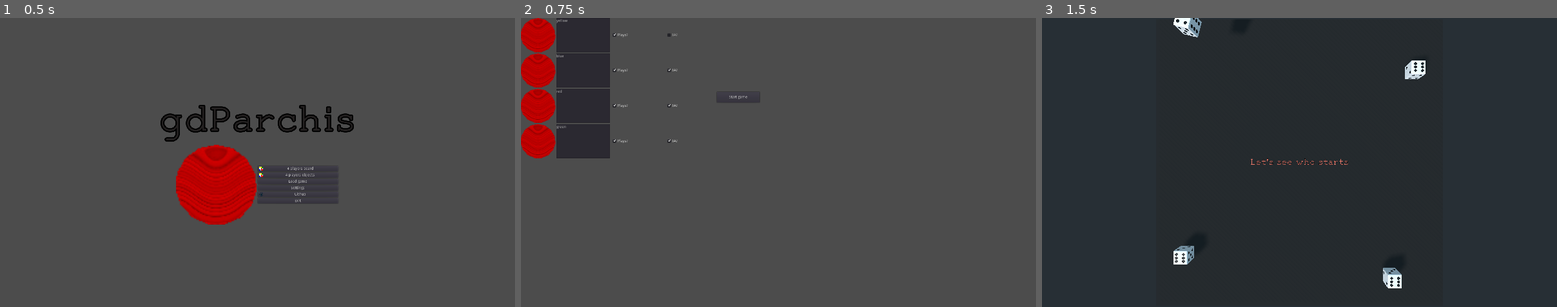
Above: before the commit, frames 1-3 (left to right).
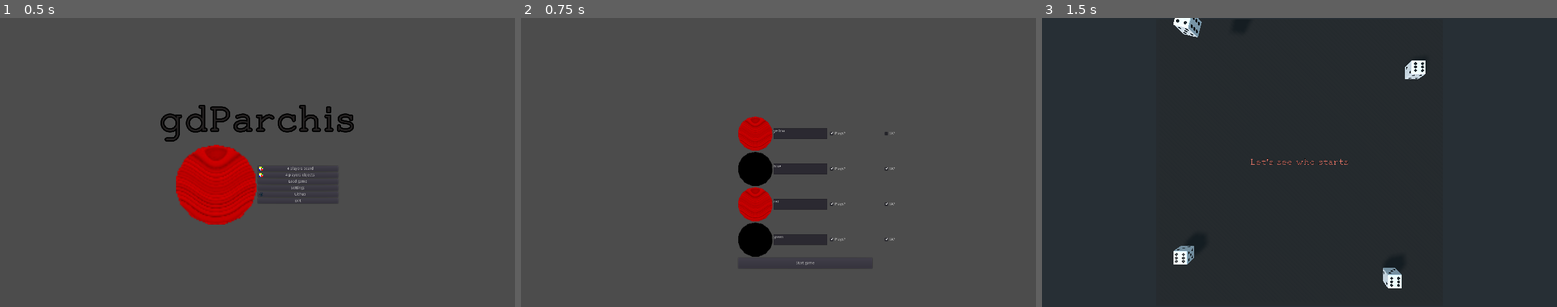
Above: after the commit, the same moments.

Repository: turulomio/gdparchis
Game: Godot game, scene res://scenes/Main.tscn
The game is run twice, just before and just after one commit, with the same random seed, the same clock (stepped at 60 frames per second) and the same inputs.
Inputs:
- Up to frame 1 (0.5 s): no input
- Up to frame 2 (0.75 s): click "4 players board" at 0.5 s
- Up to frame 3 (1.5 s): click "Start game" at 1.25 s

Frame 1 is identical in both runs. In frame 2, 12% of the frame differs, in the area x 0-73%, y 0-86%; in frame 3, nothing differs.

Commit message:
Adding looks_at

Diff:
--- a/project.godot
+++ b/project.godot
@@ -140,6 +140,16 @@
 "events": [ Object(InputEventKey,"resource_local_to_scene":false,"resource_name":"","device":0,"alt":false,"shift":false,"control":false,"meta":false,"command":false,"pressed":false,"scancode":0,"physical_scancode":70,"unicode":0,"echo":false,"script":null)
  ]
 }
+blue_view={
+"deadzone": 0.5,
+"events": [ Object(InputEventKey,"resource_local_to_scene":false,"resource_name":"","device":0,"alt":false,"shift":false,"control":false,"meta":false,"command":false,"pressed":false,"scancode":49,"physical_scancode":0,"unicode":0,"echo":false,"script":null)
+ ]
+}
+orto_view={
+"deadzone": 0.5,
+"events": [ Object(InputEventKey,"resource_local_to_scene":false,"resource_name":"","device":0,"alt":false,"shift":false,"control":false,"meta":false,"command":false,"pressed":false,"scancode":48,"physical_scancode":0,"unicode":0,"echo":false,"script":null)
+ ]
+}
 
 [locale]
 
--- a/scenes/Game4.gd
+++ b/scenes/Game4.gd
@@ -11,9 +11,10 @@
 func get_object_under_mouse():
 	var mouse_pos=get_viewport().get_mouse_position()
 	var ray_from=$Camera.project_ray_origin(mouse_pos)
-	var ray_to= ray_from + $Camera.project_ray_normal(mouse_pos)*1000
+	var ray_to= ray_from + $Camera.project_ray_normal(mouse_pos)*2000
 	var space_state=get_world().direct_space_state
 	var selection=space_state.intersect_ray(ray_from,ray_to)
+	print(selection)
 	return selection.collider
 
 # Called when the node enters the scene tree for the first time.
@@ -94,10 +95,14 @@
 			self.players.change_current_player()
 
 
-	if Input.is_action_just_pressed("zoom_in"):
-		camera.global_transform.origin.y=camera.global_transform.origin.y-20
-	if Input.is_action_just_pressed("zoom_out"):
-		camera.global_transform.origin.y=camera.global_transform.origin.y+20
+	if Input.is_action_just_pressed("orto_view"):
+		$Camera.look_at_from_position(Vector3(0,60,3),Vector3(0,3,0),Vector3.UP)
+	if Input.is_action_just_pressed("blue_view"):
+		$Camera.look_at_from_position(Vector3(-30,30,30),Vector3(0,3,0),Vector3.UP)
+	if Input.is_action_pressed("zoom_in"):
+		camera.global_transform.origin.y=camera.global_transform.origin.y-1
+	if Input.is_action_pressed("zoom_out"):
+		camera.global_transform.origin.y=camera.global_transform.origin.y+1
 	if Input.is_action_just_pressed("exit"):
 		get_tree().change_scene("res://scenes/Main.tscn")
 	if Input.is_action_just_pressed("full_screen"):
--- a/scenes/Game4.tscn
+++ b/scenes/Game4.tscn
@@ -19,6 +19,7 @@
 [node name="Camera" type="Camera" parent="."]
 transform = Transform( 1, 0, 0, 0, 0, 1, 0, -1, 0, 0, 47, 0 )
 doppler_tracking = 2
+far = 1000.0
 __meta__ = {
 "_edit_lock_": true
 }
--- a/scenes/Game4Objects.gd
+++ b/scenes/Game4Objects.gd
@@ -66,8 +66,7 @@
 			route_pos=route_pos+1
 
 ## Before this method always have to check if piece can move
-func game4objects_move_to_route_position(piece,_route_position, _animation_num_steps=60):
-	piece.animation_num_steps=_animation_num_steps
+func game4objects_move_to_route_position(piece,_route_position, _animation_num_steps=30):
 	var square_final=piece.route.square_at(_route_position)
 
 	var new_square_position=square_final.empty_position()
@@ -76,7 +75,7 @@
 
 	piece.route_position=_route_position
 
-	piece.animation_movement(Globals.position4(square_final.id,new_square_position))
+	piece.animation_movement(Globals.position4(square_final.id,new_square_position),_animation_num_steps)
 
 	piece.change_scale_on_specials_squares()
 
--- a/scenes/Piece.tscn
+++ b/scenes/Piece.tscn
@@ -23,7 +23,7 @@
 material/0 = SubResource( 5 )
 
 [node name="CollisionShape" type="CollisionShape" parent="."]
-transform = Transform( 1.3, 0, 0, 0, 0.11, 0, 0, 0, 1.3, 0, 0, 0 )
+transform = Transform( 1.3, 0, 0, 0, 0.101, 0, 0, 0, 1.3, 0, 0, 0 )
 shape = SubResource( 3 )
 
 [node name="Click" type="AudioStreamPlayer" parent="."]
--- a/scenes/PlayerOptions.gd
+++ b/scenes/PlayerOptions.gd
@@ -10,7 +10,7 @@
 
 func set_color_name(s):
 	self.color_name=s
-	$HBoxContainer/Icon.modulate.b=255
+	$HBoxContainer/Icon.modulate=ColorN(s)
 
 func get_player_name():
 	return self.player_name
--- a/scenes/PlayerOptions.tscn
+++ b/scenes/PlayerOptions.tscn
@@ -6,14 +6,14 @@
 [node name="PlayerOptions" type="Control"]
 anchor_right = 1.0
 anchor_bottom = 1.0
-margin_right = -1420.0
+margin_right = -1208.0
 margin_bottom = -952.0
 rect_min_size = Vector2( 500, 128 )
 script = ExtResource( 2 )
 
 [node name="HBoxContainer" type="HBoxContainer" parent="."]
-margin_right = 40.0
-margin_bottom = 40.0
+anchor_right = 1.0
+anchor_bottom = 1.0
 
 [node name="Icon" type="TextureRect" parent="HBoxContainer"]
 margin_right = 128.0
@@ -24,9 +24,12 @@
 
 [node name="Name" type="TextEdit" parent="HBoxContainer"]
 margin_left = 132.0
+margin_top = 44.0
 margin_right = 332.0
-margin_bottom = 128.0
+margin_bottom = 84.0
 rect_min_size = Vector2( 200, 40 )
+size_flags_horizontal = 4
+size_flags_vertical = 4
 
 [node name="Plays" type="CheckBox" parent="HBoxContainer"]
 margin_left = 336.0
--- a/scenes/PlayersSelection.gd
+++ b/scenes/PlayersSelection.gd
@@ -14,7 +14,7 @@
 		po.set_player_name(p.name)
 		po.set_plays(p.plays)
 		po.set_ia(p.ia)
-		$VBoxContainer.add_child(po)
+		$VBoxContainerMain/VBoxContainer.add_child(po)
 
 
 # Called every frame. 'delta' is the elapsed time since the previous frame.
@@ -23,8 +23,8 @@
 
 
 func _on_Button_pressed():
-	for i in range($VBoxContainer.get_child_count()):
-		var child=$VBoxContainer.get_child(i)
+	for i in range($VBoxContainerMain/VBoxContainer.get_child_count()):
+		var child=$VBoxContainerMain/VBoxContainer.get_child(i)
 		Globals.game_data.players[i].name=child.get_player_name()
 		Globals.game_data.players[i].plays=child.get_plays()
 		Globals.game_data.players[i].ia=child.get_ia()
--- a/scenes/PlayersSelection.tscn
+++ b/scenes/PlayersSelection.tscn
@@ -7,19 +7,29 @@
 anchor_bottom = 1.0
 script = ExtResource( 1 )
 
-[node name="Button" type="Button" parent="."]
-margin_left = 730.0
-margin_top = 276.0
-margin_right = 890.0
-margin_bottom = 316.0
-rect_min_size = Vector2( 160, 40 )
-text = "Start game"
+[node name="VBoxContainerMain" type="VBoxContainer" parent="."]
+anchor_left = 0.5
+anchor_top = 0.5
+anchor_right = 0.5
+anchor_bottom = 0.5
+margin_left = -150.0
+margin_top = -172.0
+margin_right = 150.0
+margin_bottom = 172.0
+alignment = 1
 
-[node name="VBoxContainer" type="VBoxContainer" parent="."]
-margin_right = 40.0
-margin_bottom = 40.0
+[node name="VBoxContainer" type="VBoxContainer" parent="VBoxContainerMain"]
+margin_right = 300.0
+margin_bottom = 300.0
 rect_min_size = Vector2( 300, 300 )
 size_flags_vertical = 2
 alignment = 1
 
-[connection signal="pressed" from="Button" to="." method="_on_Button_pressed"]
+[node name="Button" type="Button" parent="VBoxContainerMain"]
+margin_top = 304.0
+margin_right = 300.0
+margin_bottom = 344.0
+rect_min_size = Vector2( 160, 40 )
+text = "Start game"
+
+[connection signal="pressed" from="VBoxContainerMain/Button" to="." method="_on_Button_pressed"]
